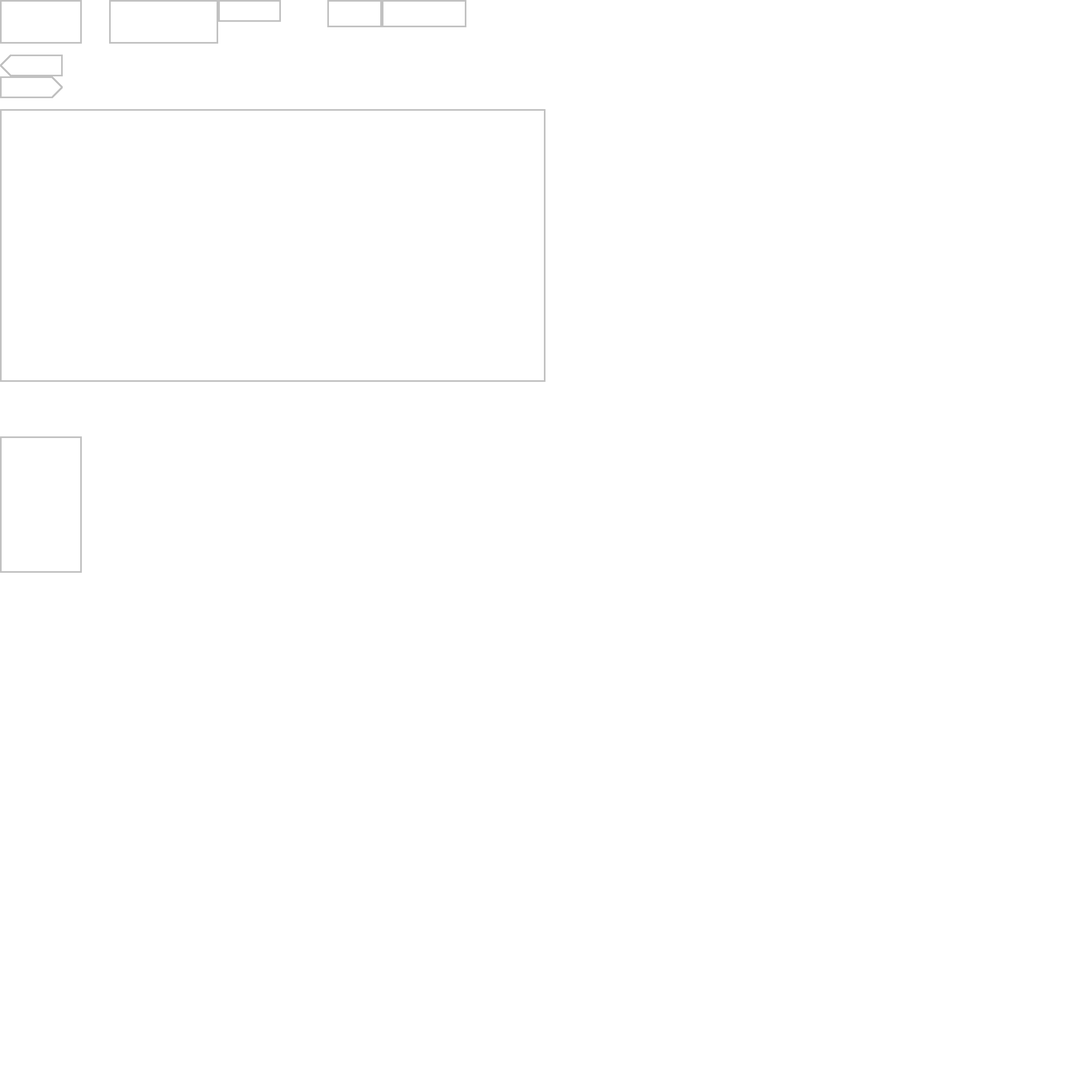
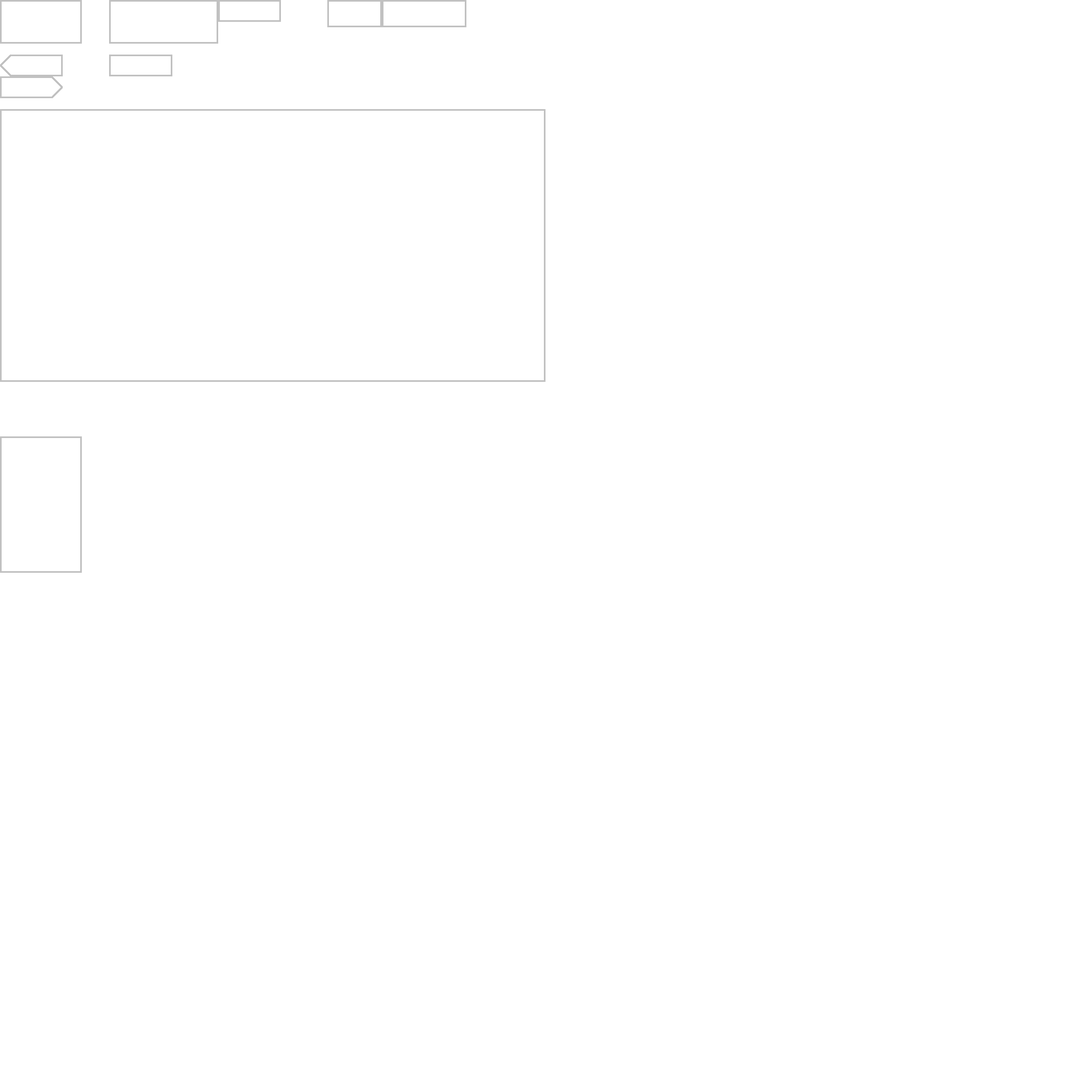
Two versions of the same layered image (1091×1091). Layer-by-layer changes:
painted on "Background" over [109, 54, 173, 77]
